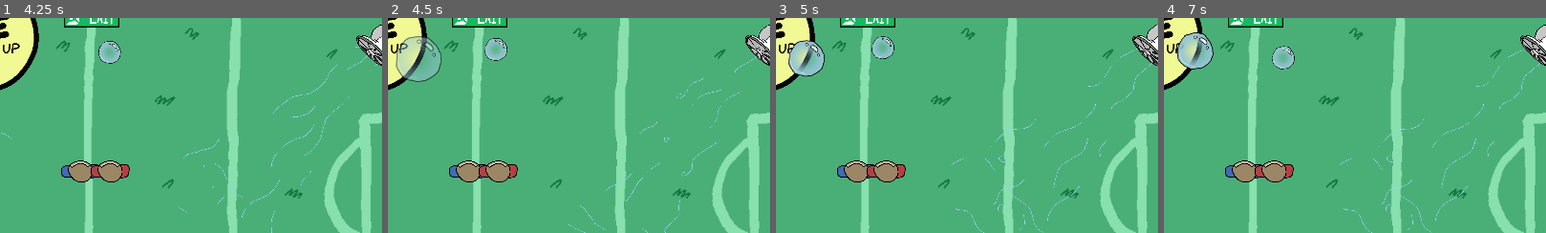
Above: before the commit, frames 1-4 (left to right).
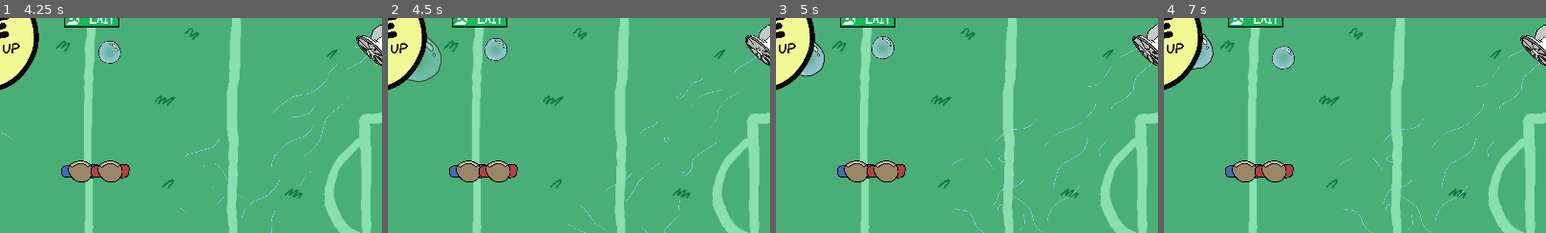
Above: after the commit, the same moments.

Repository: Calandir/ggj-2025
Game: Godot game, scene res://Scenes/menu.tscn
The game is run twice, just before and just after one commit, with the same random seed, the same clock (stepped at 60 frames per second) and the same inputs. Sound files missing from this copy of the repository are replaced by a short silence.
Inputs (mouse positions are % of the whole screen's width and height, from its top left):
- Up to frame 1 (4.25 s): click (81, 93) at 0.52 s; type "Alex" at 0.6 s; click (81, 79) at 0.75 s; type "Alex" at 0.83 s; click (75, 55) at 1.25 s; tap R (p0_spawn_bubble) at 2.1, 3.6 s; tap . (p1_spawn_bubble) at 2.85 s
- Up to frame 2 (4.5 s): tap . (p1_spawn_bubble) at 4.35 s
- Up to frame 3 (5 s): no input
- Up to frame 4 (7 s): tap R (p0_spawn_bubble) at 5.1, 6.6 s; tap . (p1_spawn_bubble) at 5.85 s
The pictures show only the part of the screen within x 39-89%, y 12-62%; the shares and areas given below are measured in that part.

Frame 1 is identical in both runs. In frame 2, 1.0% of the frame differs, in the area x 2-11%, y 8-29%; in frame 3, 0.7%; in frame 4, 0.9%.

Commit message:
Raise z index of tooltips

Diff:
--- a/Scenes/example_scene.tscn
+++ b/Scenes/example_scene.tscn
@@ -218,11 +218,13 @@
 offset_bottom = -291.0
 
 [node name="TooltipA" type="Sprite2D" parent="."]
+z_index = 1
 position = Vector2(-390, -331)
 texture = ExtResource("21_7oj4o")
 script = ExtResource("22_gn813")
 
 [node name="TooltipB" type="Sprite2D" parent="."]
+z_index = 1
 position = Vector2(360, 368)
 texture = ExtResource("22_4b8p7")
 script = ExtResource("22_gn813")
